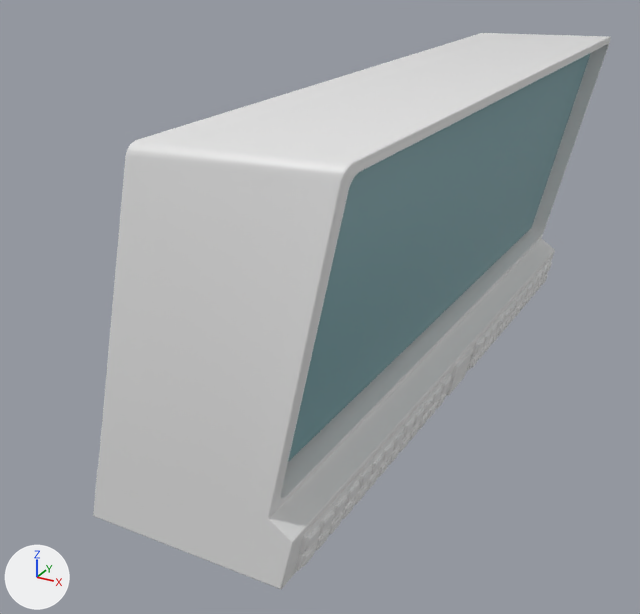
The FBX model GP2_Team09/Assets/Development/Anna/Hub_CompMonitor.fbx as it was, and as the next commit left it.
Rendered twice from a 50 mm camera at (0.672, -2.776, 1.114) aimed at (-0.305, -0.999, 0.226). Every picture has the same lights, and +X, +Y and +Z are marked at lower left. Where no turn or scale is listed for an object, it has been applied to the vertices. Vertices at the same position are counted once.

Script lines for the objects in view, before the commit:
```python
me_hub_compmonitor = bpy.data.meshes.new('Hub_CompMonitor')
me_hub_compmonitor.from_pydata(...)  # 5826 vertices, 5552 faces; spans x -0.45..0.12, y -1.7..0.0, z 0.0..0.8
# faces by material slot: [5460, 92]
me_hub_compmonitor.materials.append(mat_hub_compmontior_tex)  # white #e7e7e7
me_hub_compmonitor.materials.append(mat_hub_compmonitor_screen)  # cyan #78a3aa
ob_hub_compmonitor_fbx = bpy.data.objects.new('Hub_CompMonitor fbx', me_hub_compmonitor)
ob_hub_compmonitor_fbx.location = (0.0, 0.0, 0.0)
```
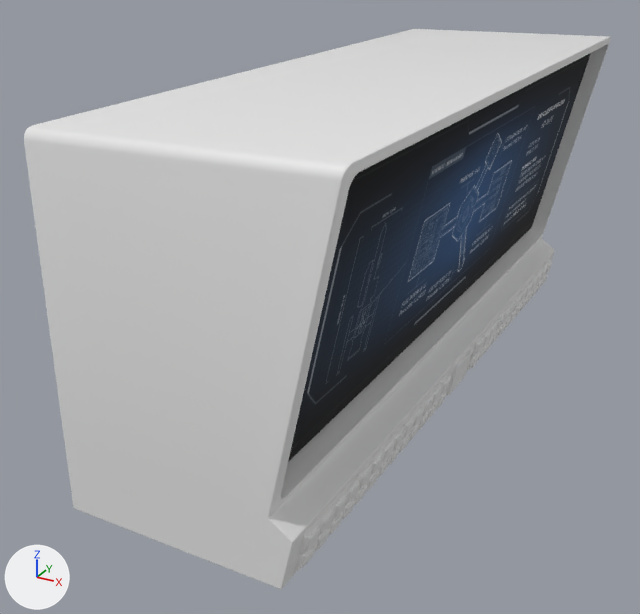
Where the newer file only moved an object's origin or applied its transform, the numbers keep the older frame.

What differs and where, as boxes [x1, y1, x2, y2] in the pictures (640 x 614 px):
'Hub_CompMonitor fbx', reshaped (13% wider)
    before: [93, 33, 611, 589]
    after: [24, 29, 611, 589]
part 1 of me_hub_compmonitor, built on
    before: [93, 33, 561, 589]
    after: [24, 29, 601, 589]
part 2 of me_hub_compmonitor, surface changed
    both: [282, 51, 601, 588]
part 3 of me_hub_compmonitor, recoloured
    both: [288, 53, 591, 461]

The change, as a list of edits to the scene's bpy script:
```text
Add img_widemonitor_map_jpg:
    img_widemonitor_map_jpg = load_image('WideMonitor_Map.jpg', '2D/WideMonitor_Map.jpg', 4000, 1500, 'sRGB')
Add mat_screen:
    mat_screen = principled_material('Screen')
    mat_screen.texture = img_widemonitor_map_jpg
    mat_screen.roughness = 1.0
Change me_hub_compmonitor:
    used by ob_hub_compmonitor_fbx; location = (0.0, 0.0, 0.0)
    remove me_hub_compmonitor.from_pydata(...)  # 5826 vertices, 5552 faces; spans x -0.45..0.12, y -1.7..0.0, z 0.0..0.8
    add me_hub_compmonitor.from_pydata(...)  # 51204 vertices, 50206 faces; spans x -0.5..0.12, y -1.7..0.0, z 0.0..0.8
    me_hub_compmonitor part 1: 646 vertices moved within x 0.0..0.12, y -1.7..-0.04, z 0.01..0.79; 199 vertices removed from x -0.45..0.02, y -1.7..0.0, z 0.0..0.79; 45577 vertices added at x -0.5..0.12, y -1.7..0.0, z 0.0..0.8
    me_hub_compmonitor part 2: 149 kept faces spanning x -0.07..0.12, y -1.7..0.0, z 0.0..0.8 get new texture (UV) coordinates
    me_hub_compmonitor part 3: 26 faces spanning x -0.07..0.08, y -1.67..-0.03, z 0.18..0.79 switch from mat_hub_compmonitor_screen (cyan #78a3aa) to mat_screen (picture img_widemonitor_map_jpg)
```
